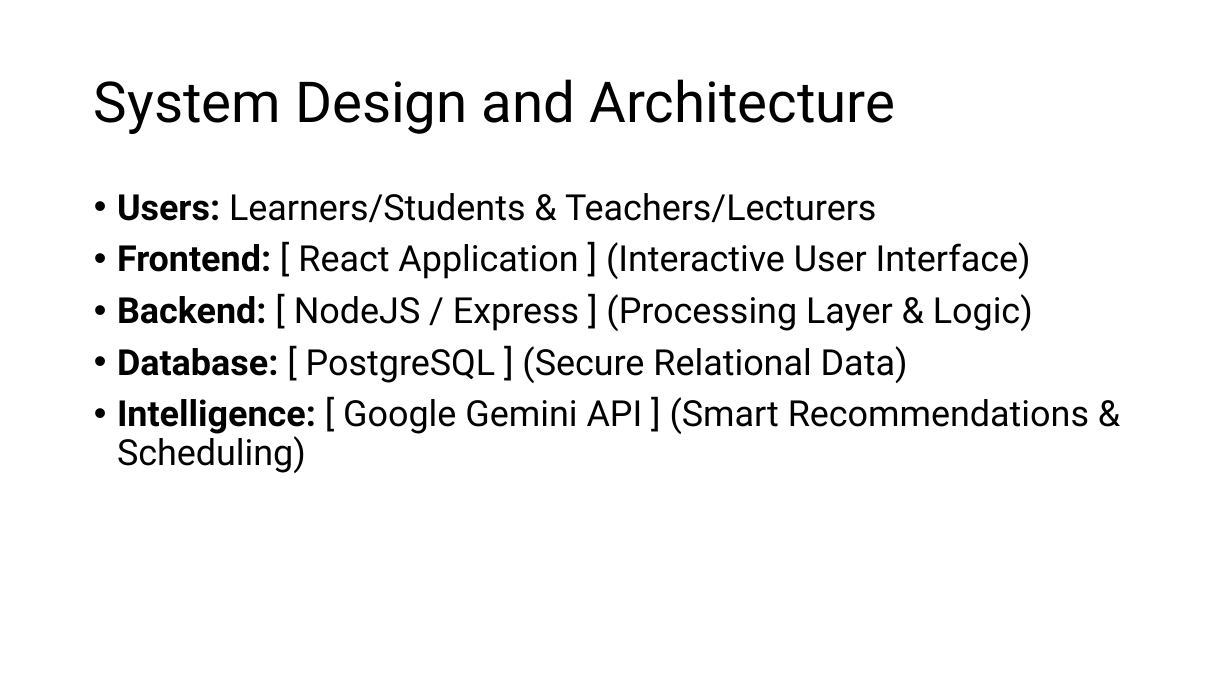
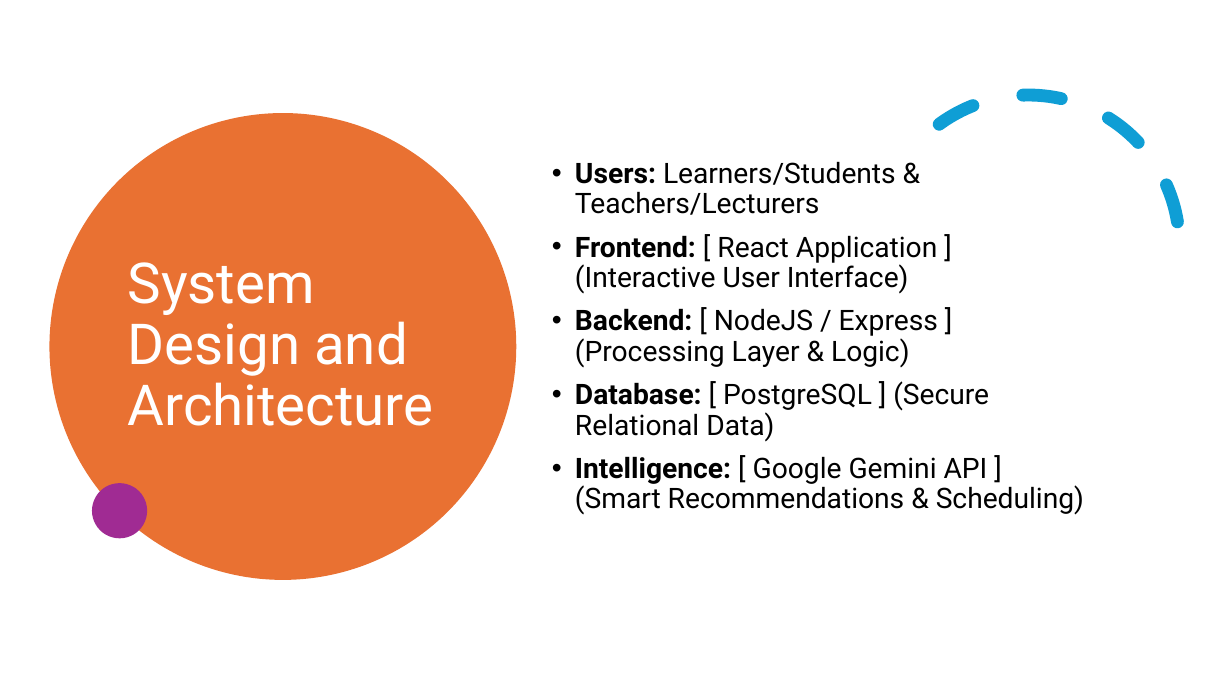
Before and after one commit to Ben-Butcher/PathKeep, a slide deck: slide 6 of Docs/PathKeep.pptx. Drawn at 1232x693 pixels with LibreOffice and Linux fonts; fonts in the diff are those of the drawing. Boxes give left, top, right and bottom in pixels: in the first picture for what was removed or moved away, otherwise in the second. Text is boxed around its words. In the diff, an @@ line names an element or a change of style, - is before the commit and + after.

```diff
--- a/Docs/PathKeep.pptx
+++ b/Docs/PathKeep.pptx
@@ arc (boxed as its full ellipse) added at (823, 40, 1232, 453), outline #0F9ED5 10 pt dashed @@
@@ ellipse added at (49, 113, 516, 579), fill #E97132 @@
@@ title "System Design and Architecture": place and size @@
-title "System Design and Architecture" at (94, 79, 895, 134)
+title "System Design and Architecture" at (128, 262, 434, 426)
@@ title "System Design and Architecture" at (128, 262, 434, 426): text colour #000000 to #FFFFFF @@
@@ text "Users: Learners/Students & Teachers/Lecturers": place and size @@
-text "Users: Learners/Students & Teachers/Lecturers" at (117, 193, 1089, 473)
+text "Users: Learners/Students & Teachers/Lecturers" at (575, 161, 1084, 515)
@@ text "Users: Learners/Students & Teachers/Lecturers" at (575, 161, 1084, 515): size 28 to 22 pt @@
@@ ellipse added at (92, 483, 148, 539), fill #A02B93 @@
```
Also in this commit, not shown: 4 other slides changed, 14 other files.
